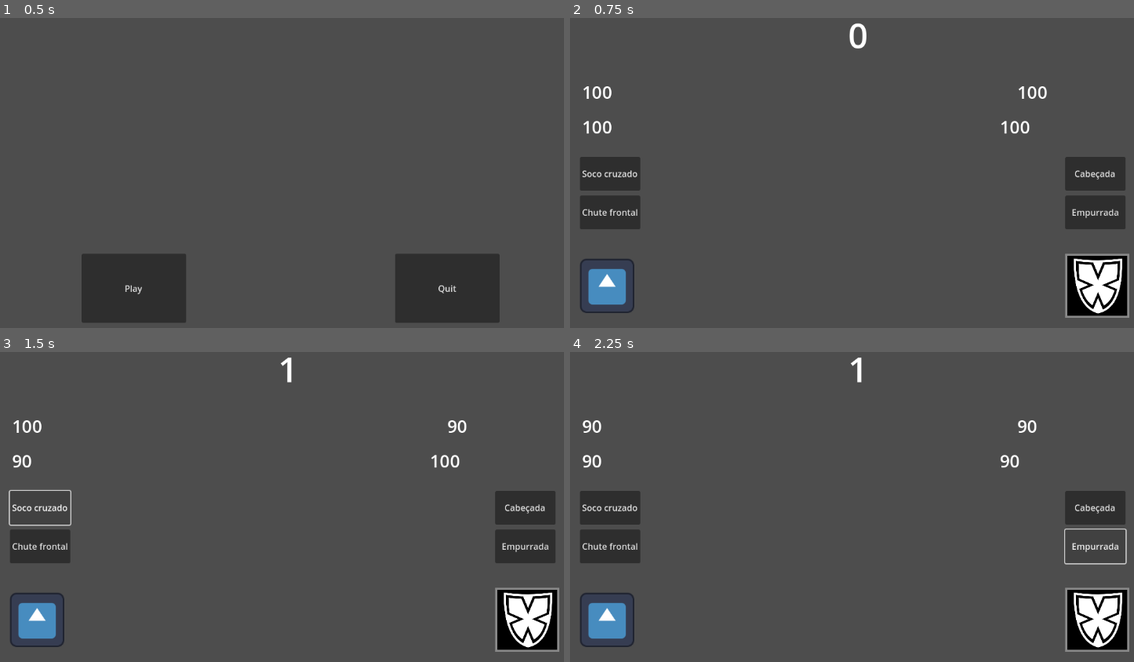
Above: before the commit, frames 1-4 (two rows, left to right).
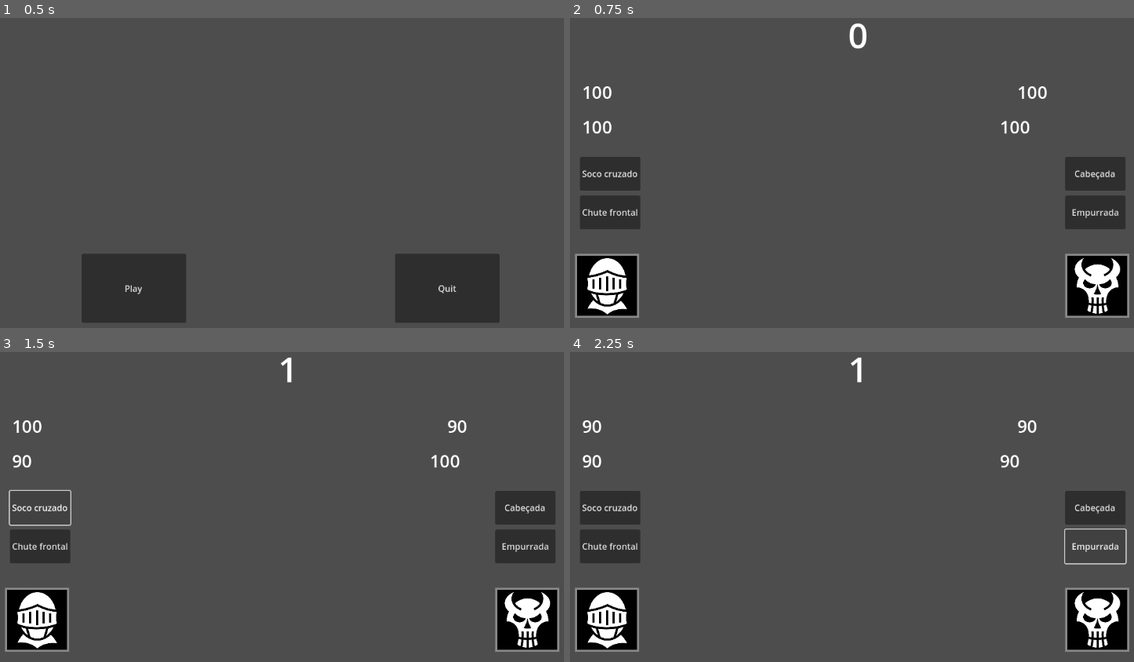
Above: after the commit, the same moments.

Repository: mtcruz/EPICNESS
Game: Godot game, scene res://main.tscn
Two runs of this game, one before a commit and one after it. Both use one fixed random seed, a clock stepped at 60 frames per second and the inputs below. The engine's default icon, where the game draws it, is replaced by a stand-in: a white triangle on a blue panel in a dark square.
Inputs:
- Up to frame 1 (0.5 s): no input
- Up to frame 2 (0.75 s): click "Play" at 0.5 s
- Up to frame 3 (1.5 s): click "Soco cruzado" at 1.25 s
- Up to frame 4 (2.25 s): click "Empurrada" at 2 s

Frame 1 is identical in both runs. In frame 2, 3.0% of the frame differs, in the area x 0-98%, y 75-97%; in frame 3, 3.0%; in frame 4, 3.0%.

Commit message:
Improve character models

Diff:
--- a/hero.tscn
+++ b/hero.tscn
@@ -1,7 +1,6 @@
-[gd_scene load_steps=5 format=3 uid="uid://dlftagrqi65gd"]
+[gd_scene load_steps=4 format=3 uid="uid://dlftagrqi65gd"]
 
-[ext_resource type="Texture2D" uid="uid://cavf1ikvan7o8" path="res://icon.svg" id="1_0a11c"]
-[ext_resource type="Script" path="res://hero.gd" id="1_je33v"]
+[ext_resource type="Texture2D" uid="uid://dysr4mqcfyigy" path="res://graphical assets/Lorc RPG icons/Icon.1_05.png" id="1_4gn11"]
 
 [sub_resource type="RectangleShape2D" id="RectangleShape2D_ev37s"]
 size = Vector2(130, 130)
@@ -10,7 +9,7 @@
 animations = [{
 "frames": [{
 "duration": 1.0,
-"texture": ExtResource("1_0a11c")
+"texture": ExtResource("1_4gn11")
 }],
 "loop": true,
 "name": &"default",
@@ -18,12 +17,12 @@
 }]
 
 [node name="Hero" type="CharacterBody2D"]
-script = ExtResource("1_je33v")
 
 [node name="CollisionShape2D" type="CollisionShape2D" parent="."]
 shape = SubResource("RectangleShape2D_ev37s")
 debug_color = Color(0, 0.6, 0.701961, 0.419608)
 
 [node name="AnimatedSprite2D" type="AnimatedSprite2D" parent="CollisionShape2D"]
-scale = Vector2(0.78125, 0.78125)
+scale = Vector2(0.295, 0.295)
 sprite_frames = SubResource("SpriteFrames_d6hha")
+metadata/_edit_group_ = true
--- a/villain.tscn
+++ b/villain.tscn
@@ -1,6 +1,6 @@
 [gd_scene load_steps=4 format=3 uid="uid://do8chwfgic5y2"]
 
-[ext_resource type="Texture2D" uid="uid://7j5g3iipl6wp" path="res://graphical assets/Lorc RPG icons/Icon.1_04.png" id="1_p4d7g"]
+[ext_resource type="Texture2D" uid="uid://dfk6vf7gfl0j" path="res://graphical assets/Lorc RPG icons/Icon.5_02.png" id="1_ukp2c"]
 
 [sub_resource type="RectangleShape2D" id="RectangleShape2D_6d7fl"]
 size = Vector2(130, 130)
@@ -9,7 +9,7 @@
 animations = [{
 "frames": [{
 "duration": 1.0,
-"texture": ExtResource("1_p4d7g")
+"texture": ExtResource("1_ukp2c")
 }],
 "loop": true,
 "name": &"default",
